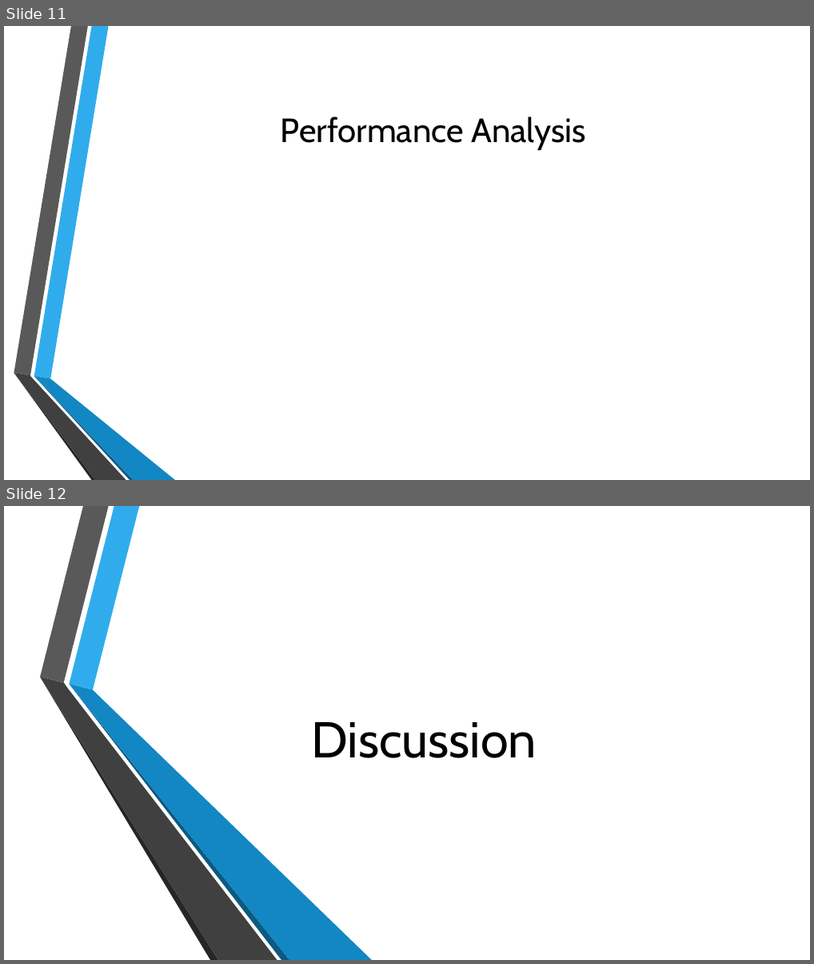
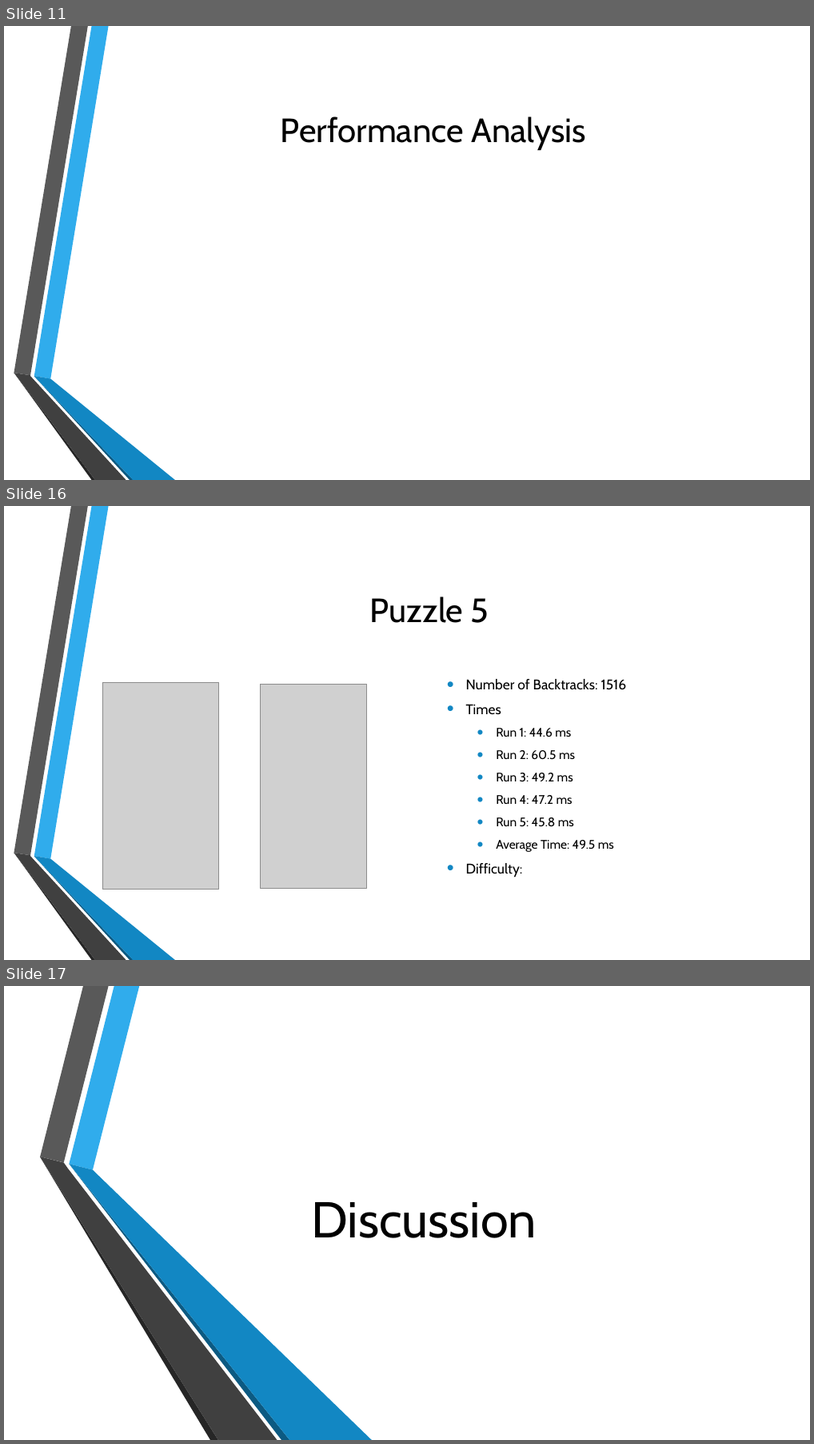
Before and after one commit to BionicScout/LTU-AI-Group_Project, a slide deck: AI TermProject Presentation.pptx. Shown one above the other, each under a label of ours: slides 11 and 12 before the commit, slides 11, 16 and 17 after it; the slides between them are not shown. The pictures are 814x964 and 814x1444 pixels, drawn with LibreOffice and Linux fonts; fonts in the diff are those of the drawing; grey boxes stand for pictures; background and template pictures are left out. Boxes give left, top, right and bottom in pixels: in the first picture for what was removed or moved away, otherwise in the second. Text is boxed around its words. In the diff, an @@ line names an element or a change of style, - is before the commit and + after.

```diff
--- a/AI TermProject Presentation.pptx
+++ b/AI TermProject Presentation.pptx
@@ slide 16 added at [4, 506, 810, 960], background picture (left out); not listed: 6 template elements that a slide beside it also shows @@
@@ title added at [370, 596, 490, 623], 40 pt, text #000000 @@
+Puzzle 5
@@ picture added at [102, 683, 219, 889] @@
@@ picture added at [261, 684, 367, 888] @@
@@ text added at [466, 679, 627, 876], 14.8 pt, text #000000 @@
+• Number of Backtracks: 1516
+• Times
+  • Run 1: 44.6 ms
+  • Run 2: 60.5 ms
+  • Run 3: 49.2 ms
+  • Run 4: 47.2 ms
+  • Run 5: 45.8 ms
+  • Average Time: 49.5 ms
+• Difficulty:
@@ what was slide 12 is now slide 17 @@
```
Also in this commit, not shown: 4 other slides added, 2 other files.
